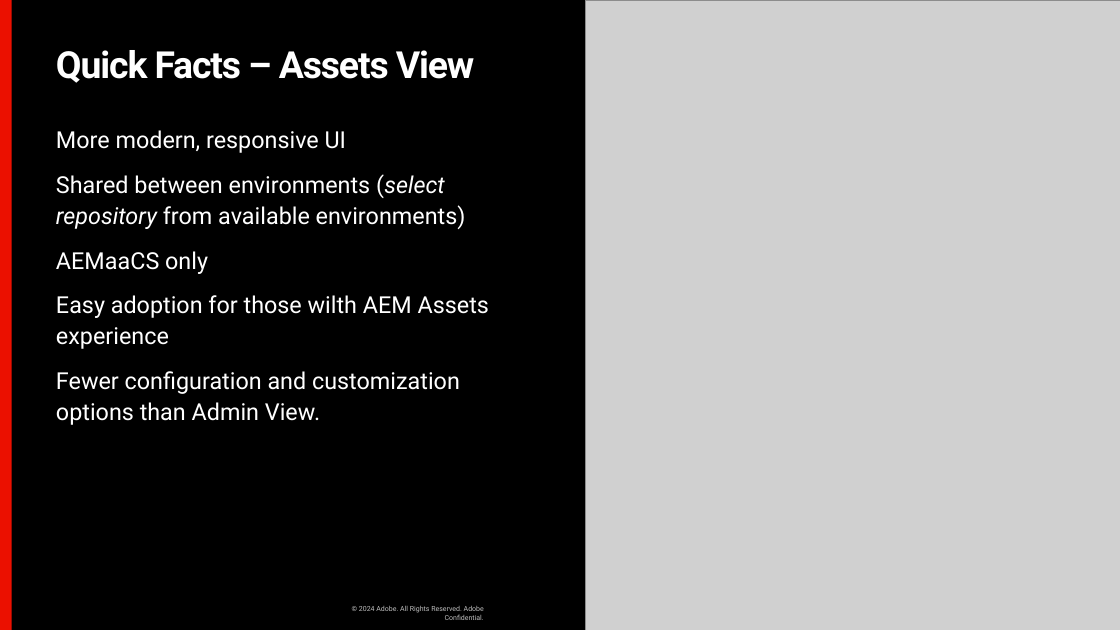
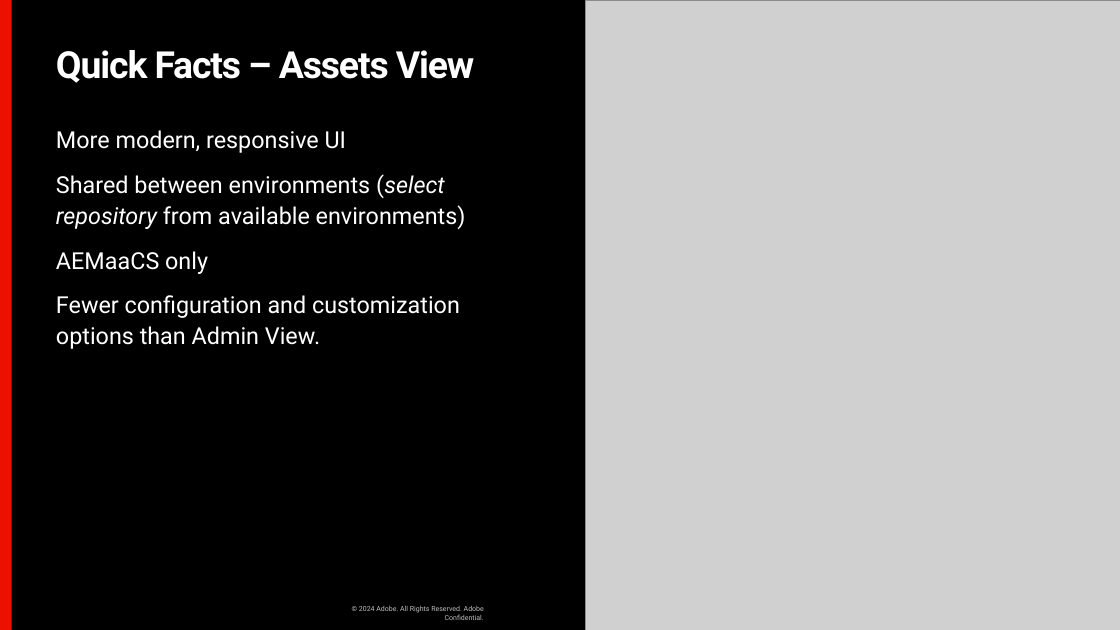
Before and after one commit to rfreemo/accelerator-aem-work-with-assetsview, a slide deck: slide 13 of presentation/aem-assets-working-assetsview.pptx (slide 11 before the commit). Drawn at 1120x630 pixels with LibreOffice and Linux fonts; fonts in the diff are those of the drawing; grey boxes stand for pictures; background and template pictures are left out. Boxes give left, top, right and bottom in pixels: in the first picture for what was removed or moved away, otherwise in the second. Text is boxed around its words. In the diff, an @@ line names an element or a change of style, - is before the commit and + after.

```diff
--- a/presentation/aem-assets-working-assetsview.pptx
+++ b/presentation/aem-assets-working-assetsview.pptx
@@ text at [56,295,489,349]: paragraph removed @@
-Easy adoption for those wilth AEM Assets experience
```
Also in this commit, not shown: 23 other slides changed, 8 slides added, 2 other files.
